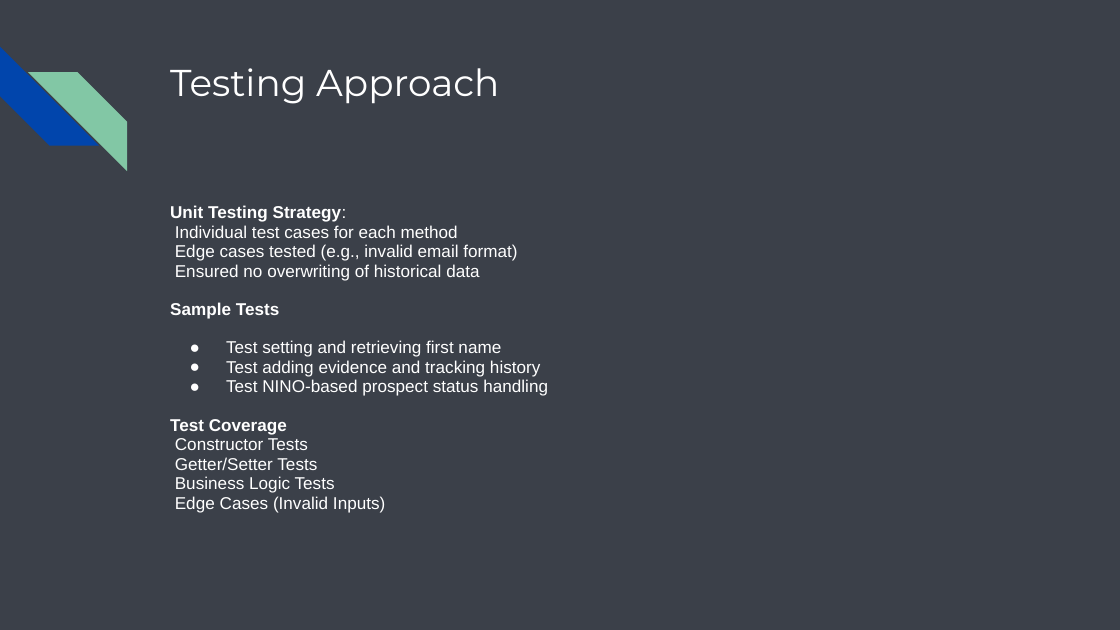
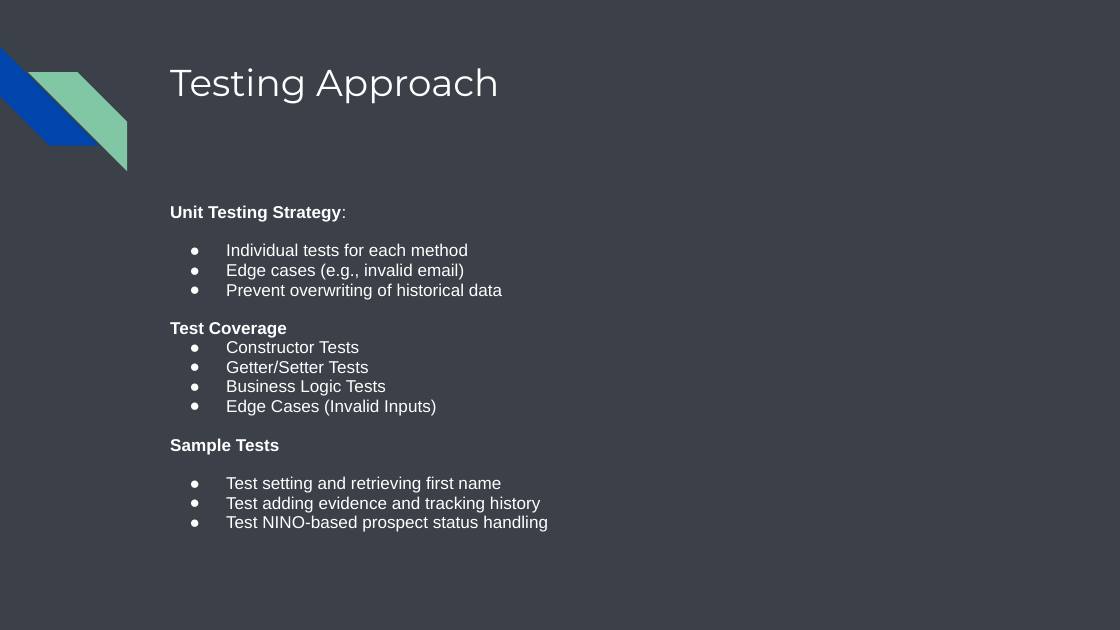
Before and after one commit to abitabir/BenefitsApplyTool, a slide deck: slide 15 of BenefitsApplyTool/src/main/java/com/ssp/benefitsapplytool/resources/Benefits Apply Tool.pptx (slide 14 before the commit). Drawn at 1120x630 pixels with LibreOffice and Linux fonts; fonts in the diff are those of the drawing. Boxes give left, top, right and bottom in pixels: in the first picture for what was removed or moved away, otherwise in the second. Text is boxed around its words. In the diff, an @@ line names an element or a change of style, - is before the commit and + after.

Commit message:
Add many things
Edit UML diagrams
Add menu and editing functionality
Fix tests

```diff
--- a/BenefitsApplyTool/src/main/java/com/ssp/benefitsapplytool/resources/Benefits Apply Tool.pptx
+++ b/BenefitsApplyTool/src/main/java/com/ssp/benefitsapplytool/resources/Benefits Apply Tool.pptx
@@ text at (170, 205, 502, 416): text changed @@
-Unit Testing Strategy:
-Individual test cases for each method
-Edge cases tested (e.g., invalid email format)
-Ensured no overwriting of historical data
+Unit Testing Strategy:
+● Individual tests for each method
+● Edge cases (e.g., invalid email)
+● Prevent overwriting of historical data
+Test Coverage
+● Constructor Tests
+● Getter/Setter Tests
+● Business Logic Tests
+● Edge Cases (Invalid Inputs)
@@ text at (170, 419, 385, 513): paragraph removed @@
-Test Coverage
-Constructor Tests
-Getter/Setter Tests
-Business Logic Tests
-Edge Cases (Invalid Inputs)
@@ text at (170, 438, 280, 455): less space between paragraphs @@
```
Also in this commit, not shown: 8 other slides changed, 10 slides added, 9 slides removed, 25 other files.
